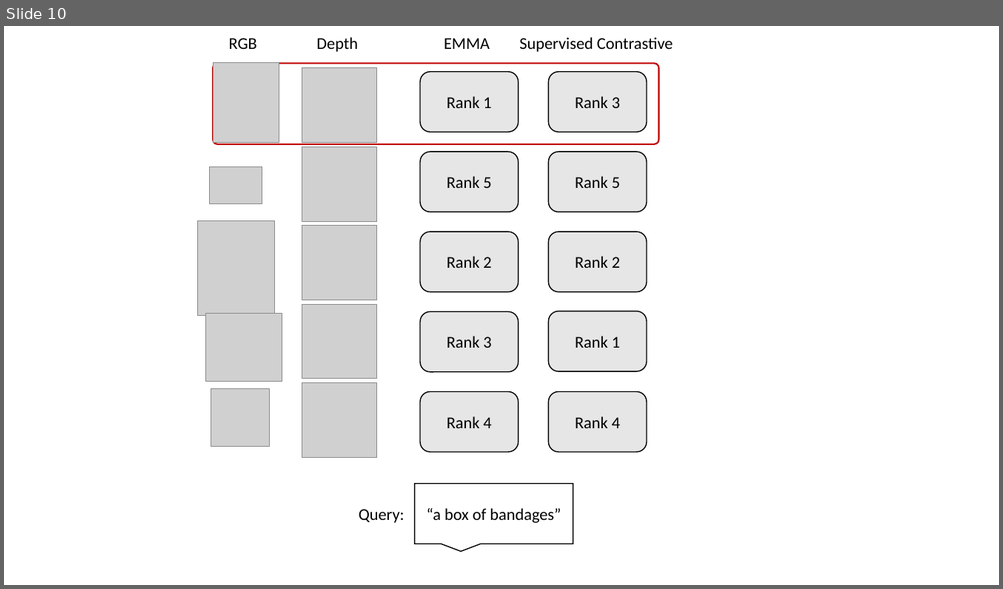
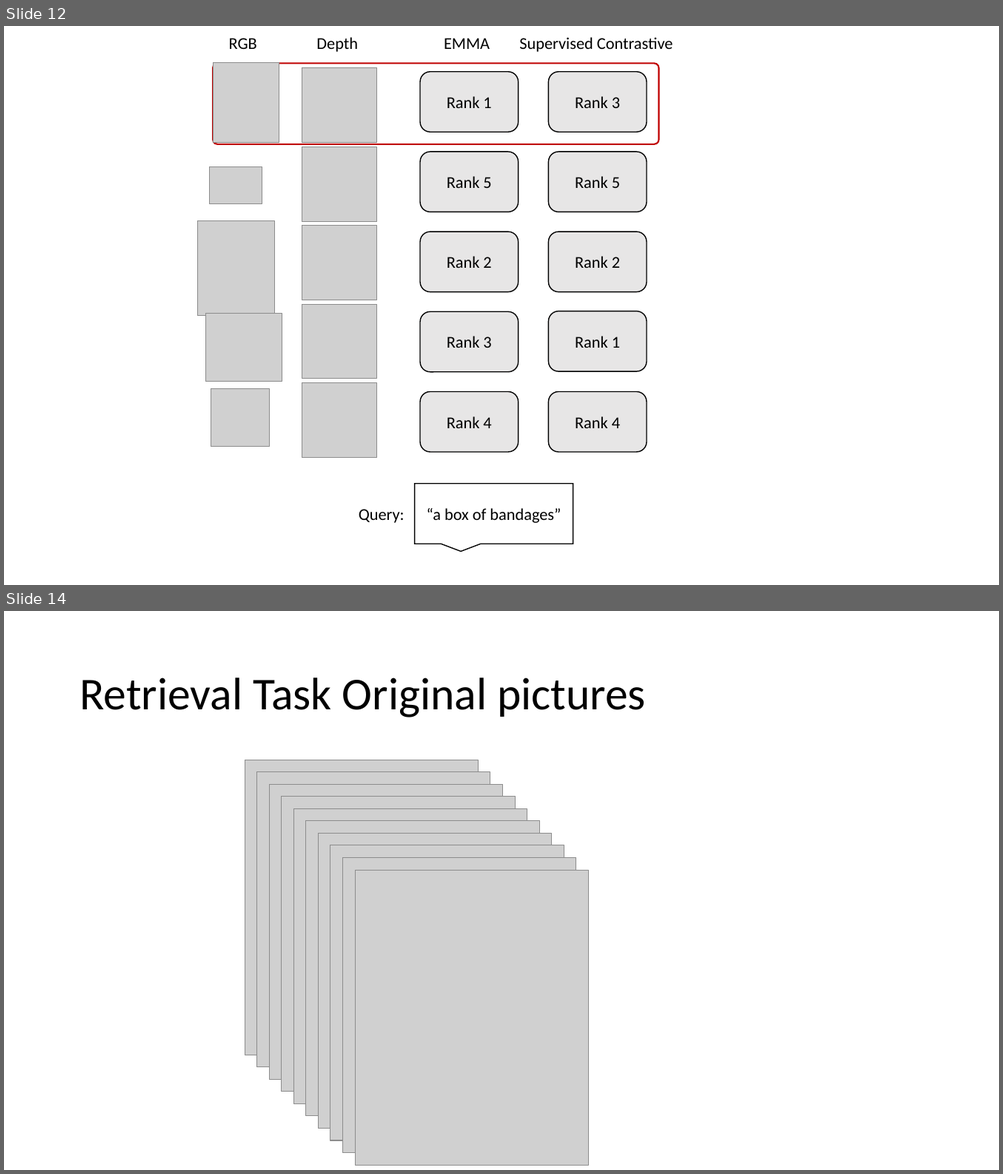
Before and after one commit to kasraprime/EMMA, a slide deck: Paper/Figures/MMA-paper.pptx. Shown one above the other, each under a label of ours: slide 10 before the commit, slides 12 and 14 after it; the slides between them are not shown. The pictures are 1003x589 and 1003x1174 pixels, drawn with LibreOffice and Linux fonts; fonts in the diff are those of the drawing; grey boxes stand for pictures. Boxes give left, top, right and bottom in pixels: in the first picture for what was removed or moved away, otherwise in the second. Text is boxed around its words. In the diff, an @@ line names an element or a change of style, - is before the commit and + after.

```diff
--- a/Paper/Figures/MMA-paper.pptx
+++ b/Paper/Figures/MMA-paper.pptx
@@ slide 14 added at [4, 611, 999, 1170], background #FFFFFF @@
@@ title added at [79, 678, 646, 718], 44 pt, text #000000 @@
+Retrieval Task Original pictures
@@ picture added at [245, 760, 478, 1056] @@
@@ picture added at [257, 772, 490, 1068] @@
@@ picture added at [269, 784, 503, 1079] @@
@@ picture added at [282, 797, 515, 1092] @@
@@ picture added at [293, 809, 527, 1104] @@
@@ picture added at [306, 821, 540, 1117] @@
@@ picture added at [318, 833, 552, 1129] @@
@@ picture added at [330, 846, 563, 1141] @@
@@ picture added at [343, 858, 576, 1153] @@
@@ picture added at [355, 870, 588, 1165] @@
@@ what was slide 10 is now slide 12 @@
```
Also in this commit, not shown: 3 other slides added, 26 other files.
